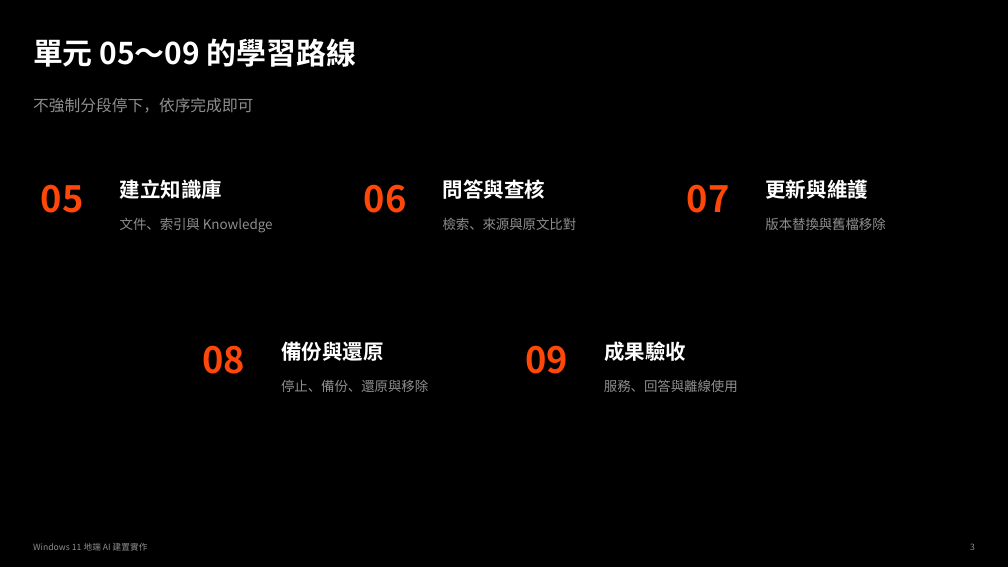
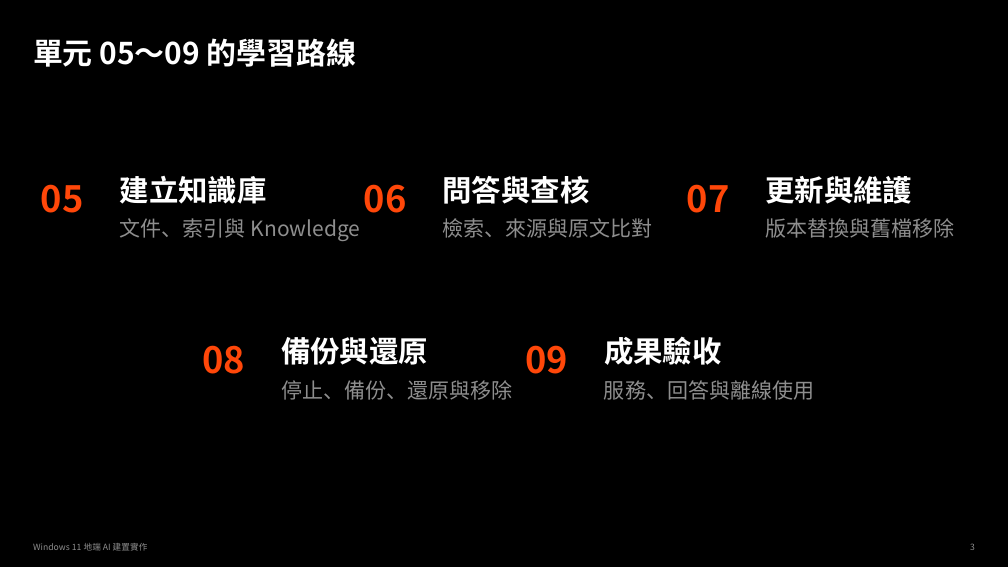
Before and after one commit to lee0401g/project-delivery_3LM, a slide deck: slide 3 of 地端AI建置實作-RAG.pptx. Drawn at 1008x567 pixels with LibreOffice and Linux fonts; fonts in the diff are those of the drawing. Boxes give left, top, right and bottom in pixels: in the first picture for what was removed or moved away, otherwise in the second. Text is boxed around its words. In the diff, an @@ line names an element or a change of style, - is before the commit and + after.

```diff
--- a/地端AI建置實作-RAG.pptx
+++ b/地端AI建置實作-RAG.pptx
@@ text removed at box(33, 98, 253, 113) @@
-不強制分段停下，依序完成即可
@@ size 12.8 to 20 pt in 5 elements at box(443, 218, 653, 238), box(765, 218, 954, 238), box(604, 380, 814, 400), box(281, 380, 512, 400), box(120, 218, 361, 241) @@
@@ size 19.5 to 28 pt in 5 elements at box(120, 176, 267, 204), box(443, 176, 590, 204), box(765, 176, 912, 204), box(281, 337, 428, 365), box(604, 336, 721, 365) @@
```
Also in this commit, not shown: 6 other slides changed.
